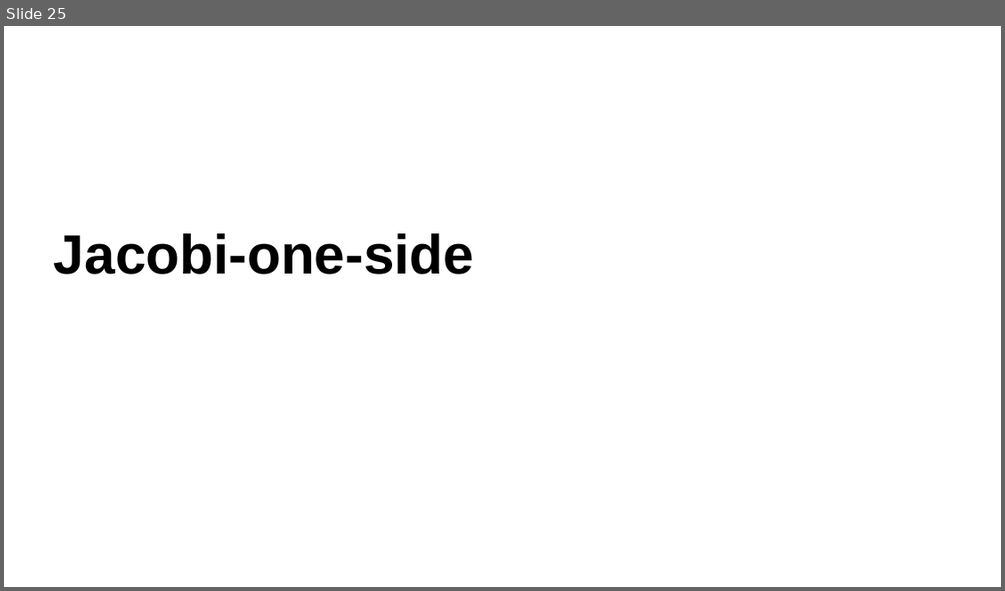
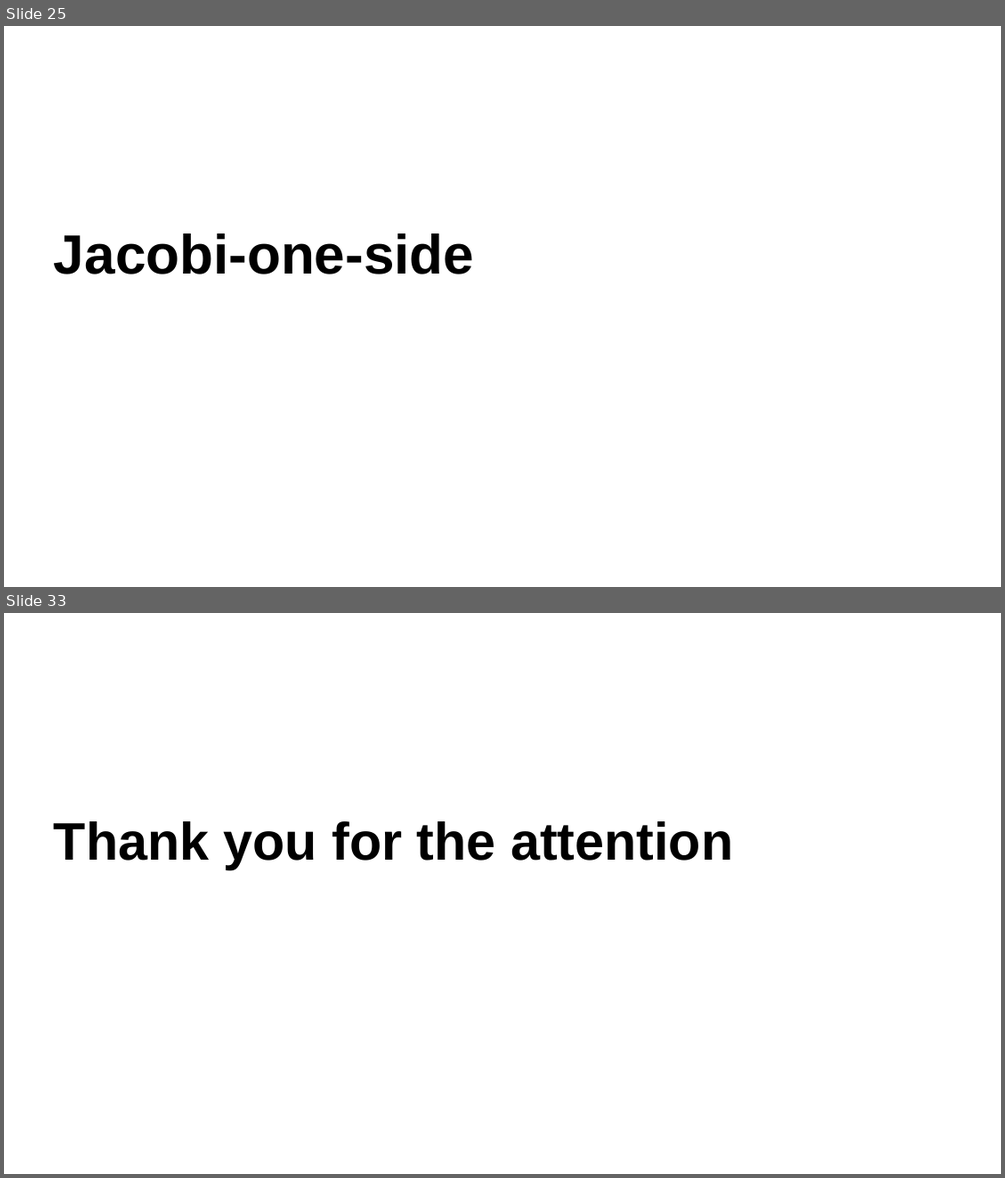
Before and after one commit to IsacPasianotto/Parallel-Programming-HPC, a slide deck: presentation.odp. Shown one above the other, each under a label of ours: slide 25 before the commit, slides 25 and 33 after it; the slides between them are not shown. The pictures are 1005x591 and 1005x1178 pixels, drawn with LibreOffice and Linux fonts; fonts in the diff are those of the drawing. Boxes give left, top, right and bottom in pixels: in the first picture for what was removed or moved away, otherwise in the second. Text is boxed around its words. In the diff, an @@ line names an element or a change of style, - is before the commit and + after.

```diff
--- a/presentation.odp
+++ b/presentation.odp
@@ slide 33 added at (x1=4, y1=613, x2=1001, y2=1174), background #FFFFFF @@
@@ title added at (x1=54, y1=821, x2=733, y2=869), 42 pt, text #000000, bold @@
+Thank you for the attention
```
Also in this commit, not shown: 1 slide changed, 7 other slides added, 2 other files.
